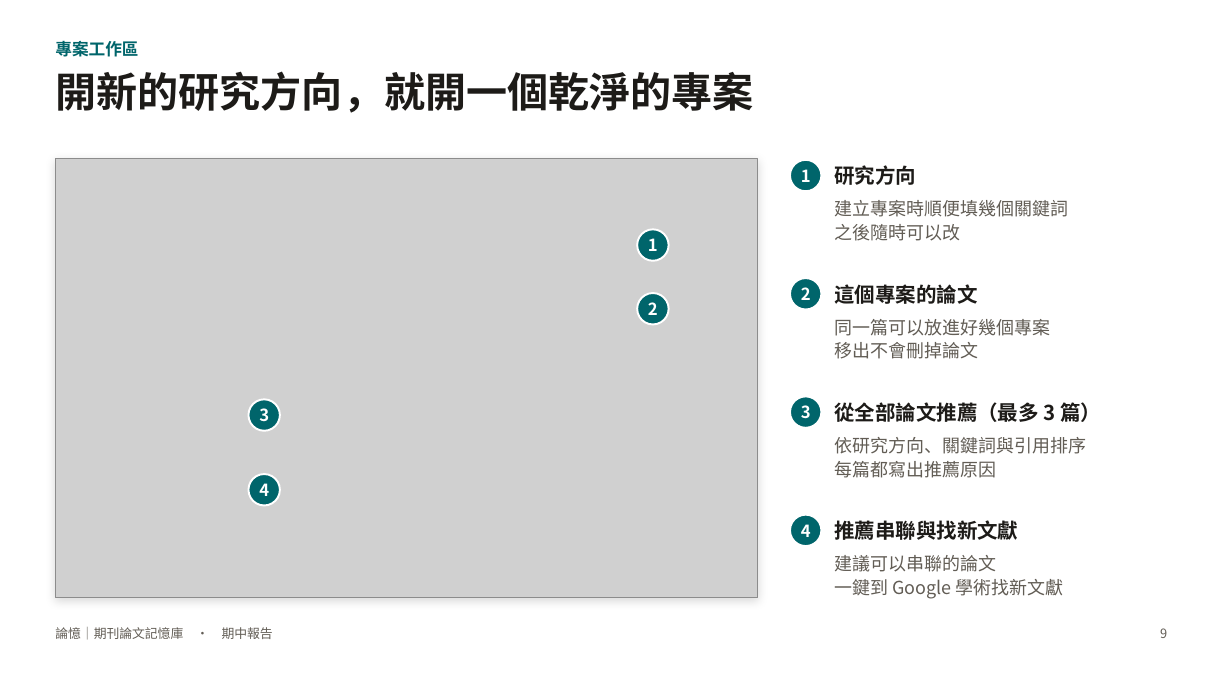
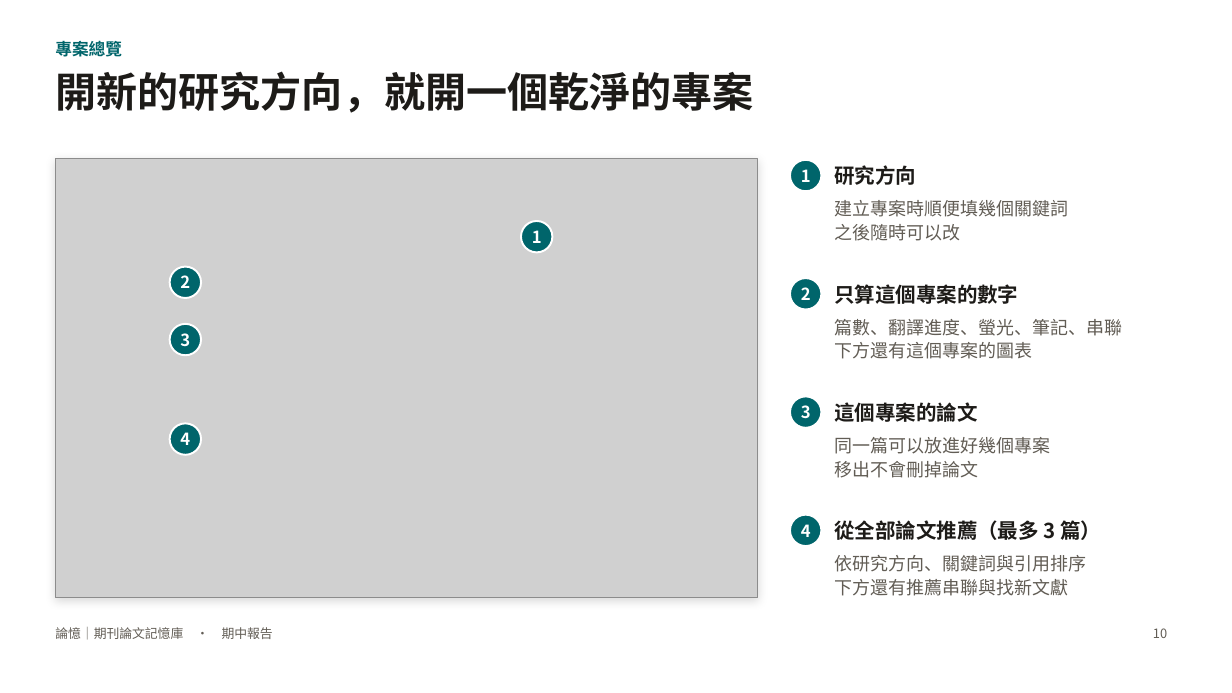
Before and after one commit to charleslin2003-prog/Journal-Article-Memory-Tool, a slide deck: slide 10 of docs/期中報告_論憶.pptx (slide 9 before the commit). Drawn at 1232x693 pixels with LibreOffice and Linux fonts; fonts in the diff are those of the drawing; grey boxes stand for pictures. Boxes give left, top, right and bottom in pixels: in the first picture for what was removed or moved away, otherwise in the second. Text is boxed around its words. In the diff, an @@ line names an element or a change of style, - is before the commit and + after.

```diff
--- a/docs/期中報告_論憶.pptx
+++ b/docs/期中報告_論憶.pptx
@@ text at box(55, 38, 122, 60): text changed @@
-專案工作區
+專案總覽
@@ text "1": place and size @@
-text "1" at box(648, 238, 658, 251)
+text "1" at box(532, 230, 542, 243)
@@ ellipse: place and size @@
-ellipse at box(638, 229, 669, 261)
+ellipse at box(521, 221, 553, 252)
@@ text "2": place and size @@
-text "2" at box(648, 302, 658, 315)
+text "2" at box(180, 275, 190, 288)
@@ ellipse: place and size @@
-ellipse at box(638, 293, 669, 324)
+ellipse at box(170, 267, 201, 299)
@@ text at box(834, 284, 1018, 304): text changed @@
-這個專案的論文
+只算這個專案的數字
@@ text "3": place and size @@
-text "3" at box(259, 408, 269, 422)
+text "3" at box(180, 333, 190, 347)
@@ ellipse: place and size @@
-ellipse at box(249, 399, 280, 431)
+ellipse at box(170, 323, 201, 355)
@@ text at box(834, 319, 1122, 359): text changed @@
-同一篇可以放進好幾個專案
-移出不會刪掉論文
+篇數、翻譯進度、螢光、筆記、串聯
+下方還有這個專案的圖表
@@ text at box(834, 402, 977, 422): text changed @@
-從全部論文推薦（最多 3 篇）
+這個專案的論文
@@ text "4": place and size @@
-text "4" at box(259, 483, 269, 496)
+text "4" at box(180, 432, 190, 445)
@@ ellipse: place and size @@
-ellipse at box(249, 474, 280, 506)
+ellipse at box(170, 423, 201, 455)
@@ text at box(834, 437, 1050, 478): text changed @@
-依研究方向、關鍵詞與引用排序
-每篇都寫出推薦原因
+同一篇可以放進好幾個專案
+移出不會刪掉論文
@@ text at box(834, 520, 1102, 540): text changed @@
-推薦串聯與找新文獻
+從全部論文推薦（最多 3 篇）
@@ text at box(834, 555, 1086, 596): text changed @@
-建議可以串聯的論文
-一鍵到 Google 學術找新文獻
+依研究方向、關鍵詞與引用排序
+下方還有推薦串聯與找新文獻
@@ page number at box(1153, 628, 1167, 638): text changed @@
-9
+10
```
Also in this commit, not shown: 13 other slides changed, 1 slide added, 1 slide removed, 17 other files.
